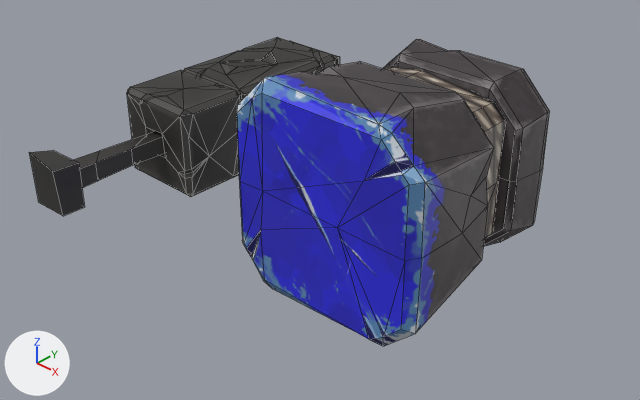
The Blender file models/production/magnets.blend: old version first, new version second.
Both versions are drawn from a camera (50 mm lens) standing at (5.28, -4.73, 3.04) and looking at (1.36, -0.58, -0.17). The axes (+X, +Y, +Z) are drawn at lower left. The lights are the same throughout. Mesh edges are drawn as thin lines.

The first picture shows 'gaussmeter', 'gaussmeter_move', 'natural-magnet'.
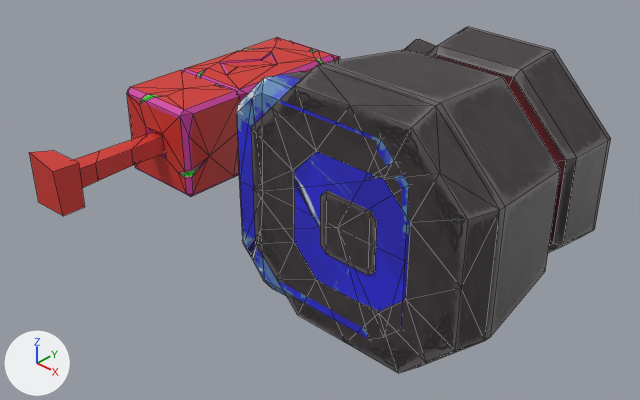
The change in detail:
Picture 'MAP_gaussmeter.png' (img_map_gaussmeter_png) is new.
Material 'gaussmeter' (mat_gaussmeter) changes its picture from img_tex_gaussmeter_black_png to img_map_gaussmeter_png.
Material 'gaussmeter_move' (mat_gaussmeter_move) changes its picture from img_tex_gaussmeter_red_png to img_map_gaussmeter_png.
me_立方体_003 is used by ob_gaussmeter; location (0.0, 0.0, 0.0).
me_立方体_003 had 220 vertices, 264 faces and spanned x -0.39..0.39, y -2.02..1.0, z -0.39..0.4.
me_立方体_003 now has 222 vertices, 268 faces and spans x -0.39..0.39, y -2.02..1.0, z -0.39..0.4.
Part 1, on me_立方体_003:
3 vertices are removed from x -0.01..0.37, y -0.42..-0.4, z 0.0..0.33.
14 faces are deleted.
5 vertices are added at (0.37, -0.38, 0.33), (0.23, -0.45, -0.23), (-0.23, -0.45, 0.23), (0.23, -0.45, 0.23), (-0.23, -0.45, -0.23).
18 new faces join them.
me_立方体_003 no longer uses material mat_gaussmeter_move (picture img_tex_gaussmeter_red_png).
Object 'electrical-magnet' (ob_electrical_magnet) is now shown.

Location of each change, [x1, y1, x2, y2] in pixels of the pictures (640 x 400 px; the box of a moved part takes in the faces that stretch with it):
'electrical-magnet', shown: after [251, 27, 611, 373]
'gaussmeter_move', surface changed (grey to red): [127, 70, 240, 197] in both
'gaussmeter', surface changed, reshaped (grey to red): [29, 37, 340, 216] in both
part 1 of me_立方体_003, moved or reshaped: before [238, 60, 320, 101]; after [238, 60, 319, 101]
'natural-magnet', unchanged, covered by the edit: before [237, 39, 550, 346]; after [237, 39, 436, 339]
